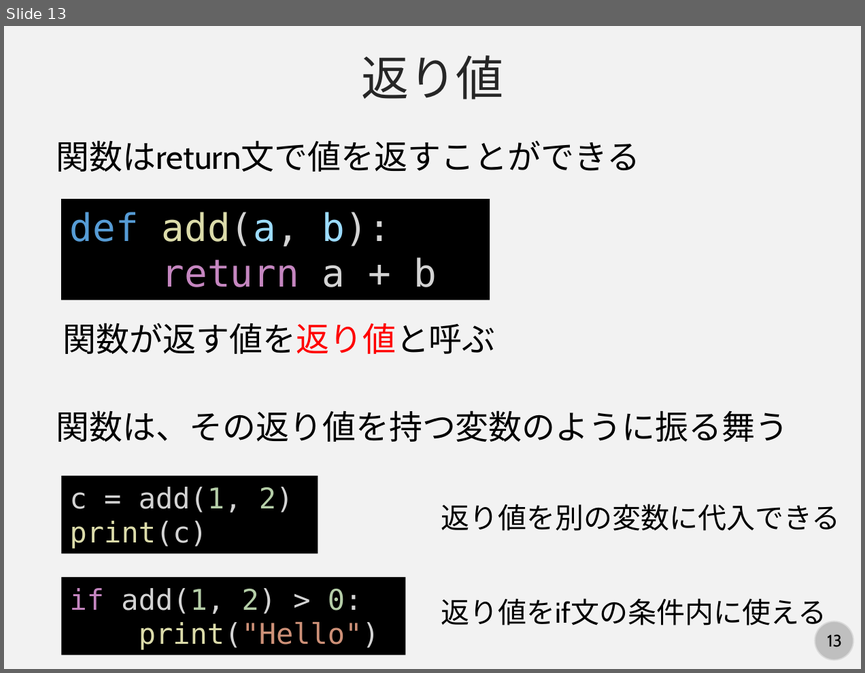
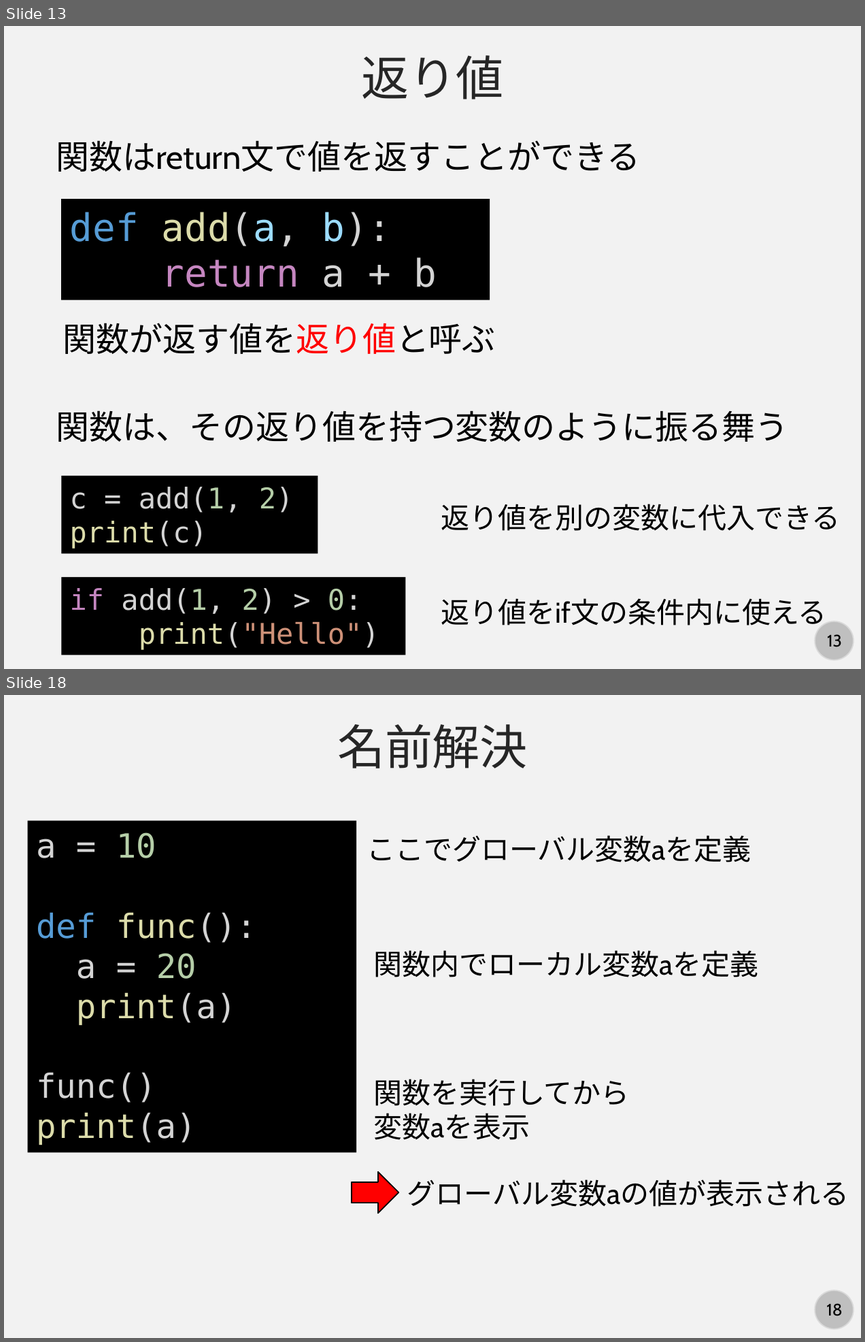
Before and after one commit to kaityo256/python_zero, a slide deck: scope/fig/slide.pptx. Shown one above the other, each under a label of ours: slide 13 before the commit, slides 13 and 18 after it; the slides between them are not shown. The pictures are 865x673 and 865x1342 pixels, drawn with LibreOffice and Linux fonts; fonts in the diff are those of the drawing. Boxes give left, top, right and bottom in pixels: in the first picture for what was removed or moved away, otherwise in the second. Text is boxed around its words. In the diff, an @@ line names an element or a change of style, - is before the commit and + after.

```diff
--- a/scope/fig/slide.pptx
+++ b/scope/fig/slide.pptx
@@ slide 18 added at bbox=[4, 695, 861, 1338], background #F2F2F2; not listed: 2 template elements that a slide beside it also shows @@
@@ text added at bbox=[337, 724, 528, 768], 40 pt, text #262626 @@
+名前解決
@@ rectangle added at bbox=[28, 821, 357, 1153], fill #000000, 28 pt, text #D4D4D4 @@
+a = 10
+def func():
+a = 20
+print(a)
+func()
+print(a)
@@ text added at bbox=[366, 835, 751, 862], 24 pt, text #000000 @@
+ここでグローバル変数aを定義
@@ text added at bbox=[373, 950, 758, 977], 24 pt, text #000000 @@
+関数内でローカル変数aを定義
@@ text added at bbox=[373, 1079, 630, 1140], 24 pt, text #000000 @@
+関数を実行してから
+変数aを表示
@@ right arrow added at bbox=[352, 1172, 399, 1212], fill #FF0000, outline #000000 1 pt @@
@@ text added at bbox=[407, 1179, 849, 1206], 24 pt, text #000000 @@
+グローバル変数aの値が表示される
```
Also in this commit, not shown: 5 other slides added.
